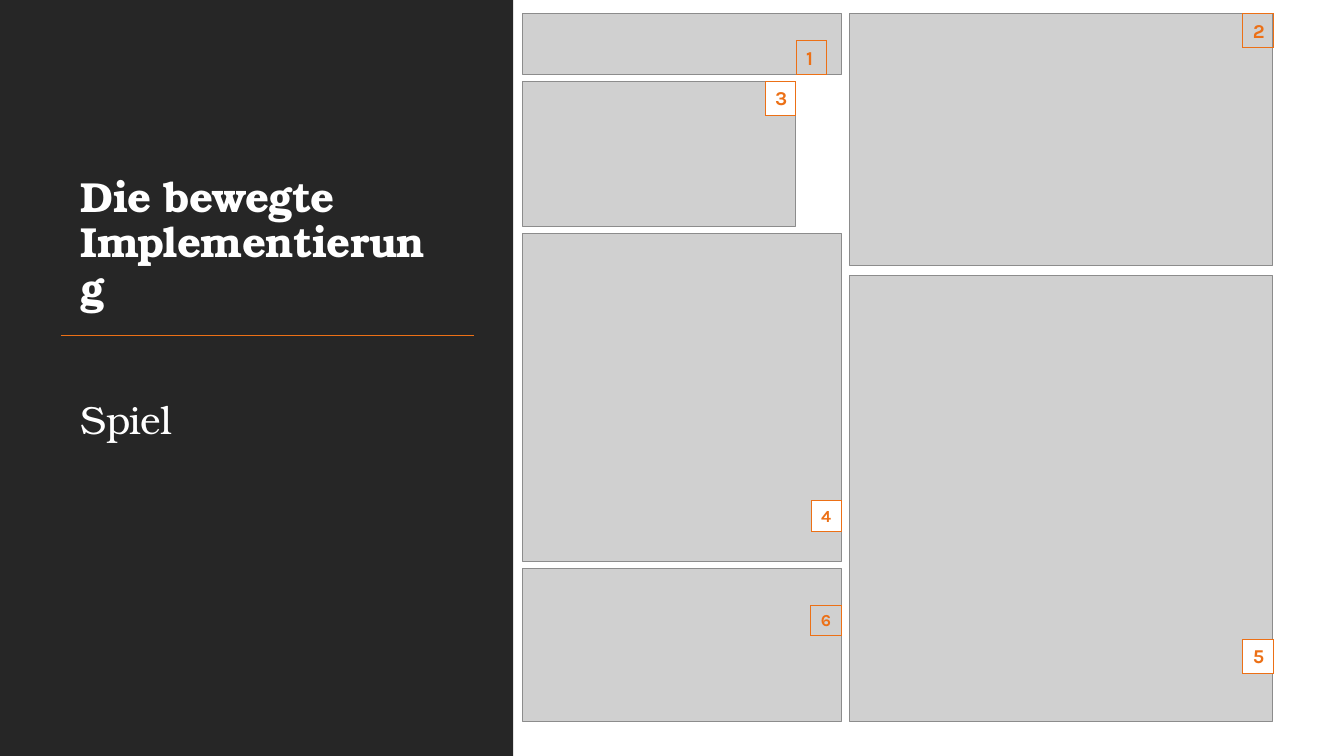
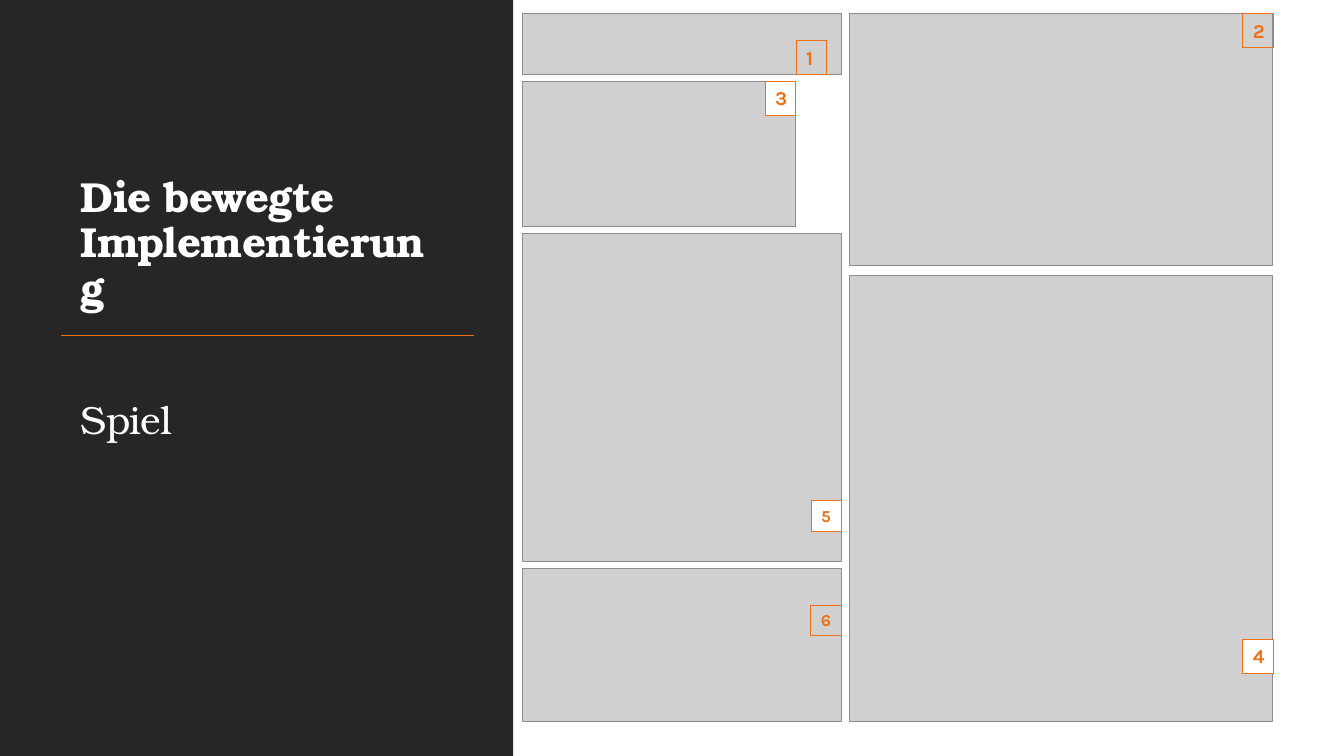
Before and after one commit to flyingcodeman/TM22_SoftwareEngineering_Gruppe2, a slide deck: slide 9 of Finale_Abgabe/Schiffe_versenken.pptx. Drawn at 1344x756 pixels with LibreOffice and Linux fonts; fonts in the diff are those of the drawing; grey boxes stand for pictures. Boxes give left, top, right and bottom in pixels: in the first picture for what was removed or moved away, otherwise in the second. Text is boxed around its words. In the diff, an @@ line names an element or a change of style, - is before the commit and + after.

```diff
--- a/Finale_Abgabe/Schiffe_versenken.pptx
+++ b/Finale_Abgabe/Schiffe_versenken.pptx
@@ text in rectangle at box(821, 511, 831, 522): text changed @@
-4
+5
@@ text in rectangle at box(1253, 650, 1265, 663): text changed @@
-5
+4
```
Also in this commit, not shown: 1 other slide changed.
